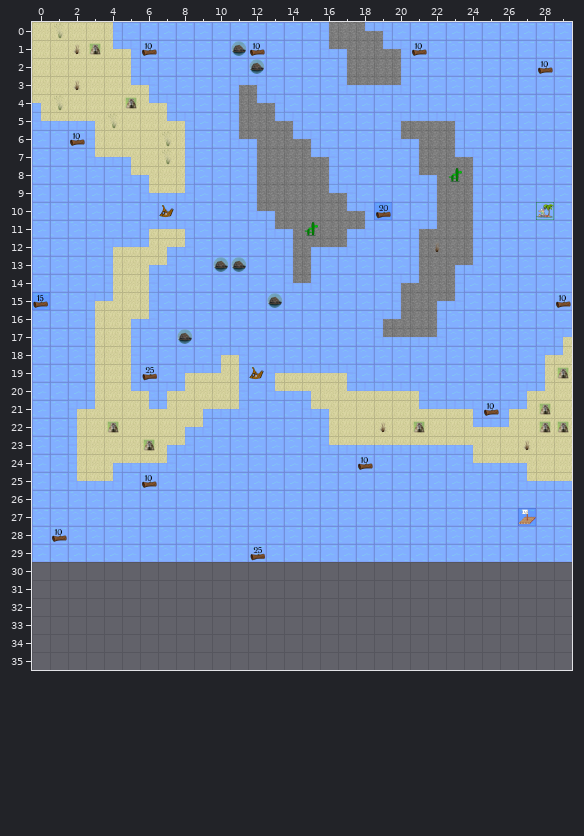
Two states of a Tiled map (JSON), TechnicalPrototype/core/assets/levels/T_FiringTutorial.json. The picture above was drawn from the file before the commit.
Cells are 50x50 px. Shown: x 0..29, y 0..35. The old version is drawn lined up with the new one.
After:
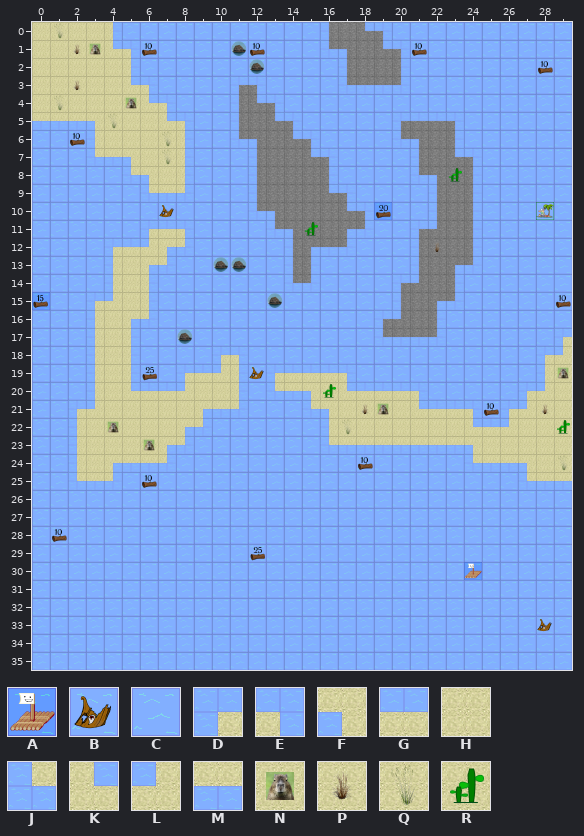
Key: from "updatedTiledSet": A 0 "Raft", B 21 "Wood", C 41 "Rock", D 42 "Rock", E 43 "Rock", F 45 "Rock", G 46 "Rock", H 48 "Rock", J 49 "Rock", K 51 "Rock", L 52 "Rock", M 54 "Rock", N 55 "Rock", P 56 "Rock", Q 57 "Rock", R 58 "Rock".
_ is an empty cell.
Tiles replaced or removed in this view: A, D, E, F, H, J, K, L, N, P.
Author's note on the commit: adjust tutorial_fire level and hit_fire png
Change:
Changed rows in their new state; . is an unchanged cell.
map size 30x30 -> 30x36 cells
Layer "Environment":
first column x 0:
 4 H
 5 M
first column x 0:
20 ......GG........R.............
21 ......HH..........PN........P.
22 .................Q.H.H......HR
23 ...........................H..
24 .............................Q
27 ...........................C..
30 CCCCCCCCCCCCCCCCCCCCCCCCACCCCC
31 CCCCCCCCCCCCCCCCCCCCCCCCCCCCCC
32 CCCCCCCCCCCCCCCCCCCCCCCCCCCCCC
33 CCCCCCCCCCCCCCCCCCCCCCCCCCCCBC
34 CCCCCCCCCCCCCCCCCCCCCCCCCCCCCC
35 CCCCCCCCCCCCCCCCCCCCCCCCCCCCCC
